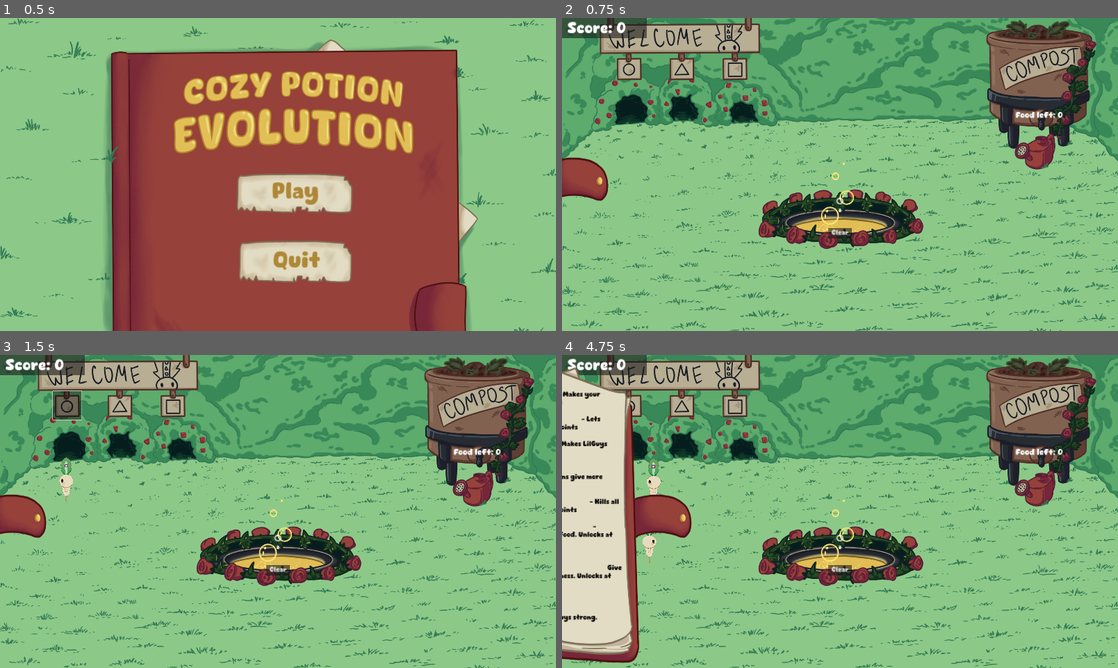
Above: before the commit, frames 1-4 (two rows, left to right).
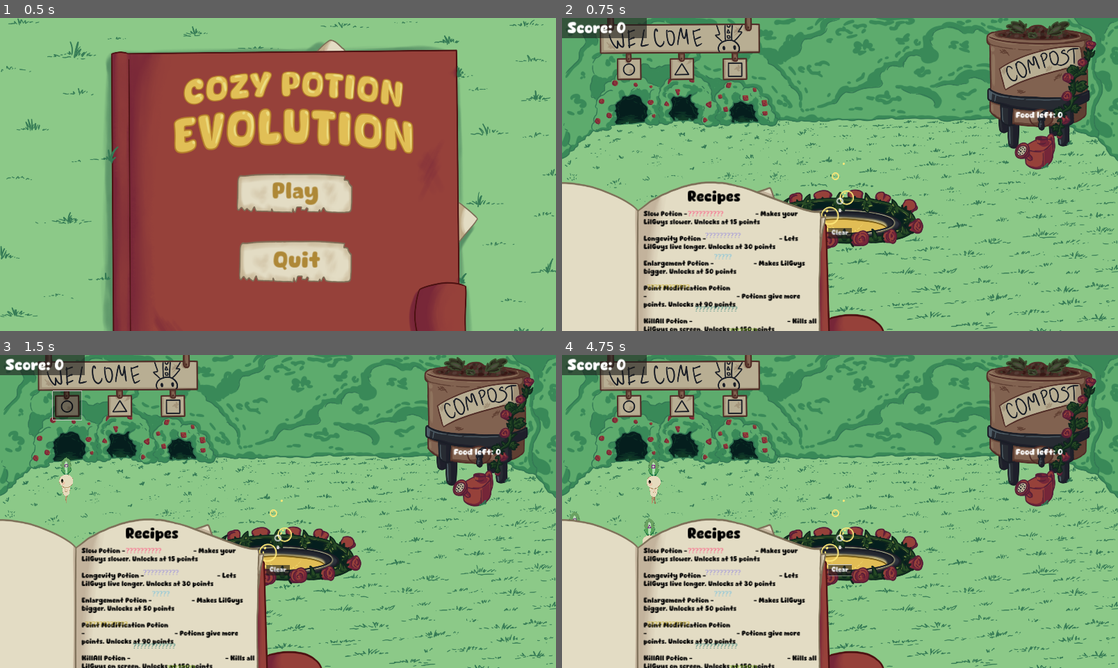
Above: after the commit, the same moments.

Repository: BoopEnthusiast/Cozy-Spring-Jam-2024
Game: Godot game, scene res://scenes/main_menu_screen.tscn
The game is run twice, just before and just after one commit, with the same random seed, the same clock (stepped at 60 frames per second) and the same inputs. Sound files missing from this copy of the repository are replaced by a short silence.
Inputs (mouse positions are in pixels of both pictures, inside the frame that each line leads up to):
- Up to frame 1 (0.5 s): no input
- Up to frame 2 (0.75 s): click "Play" at 0.5 s
- Up to frame 3 (1.5 s): click (66, 405) at 1.25 s
- Up to frame 4 (4.75 s): click (684, 405) at 2 s; click (734, 405) at 2.75 s; click "Clear" at 3.5 s; click (578, 517) at 4.27 s

Frame 1 is identical in both runs. In frame 2, 22% of the frame differs, in the area x 0-58%, y 44-100%; in frame 3, 22%; in frame 4, 24%, in the area x 0-58%, y 4-100%.

Commit message:
changed recipe fonts

Diff:
--- a/scenes/main.tscn
+++ b/scenes/main.tscn
@@ -81,10 +81,10 @@
 [node name="RecipesScreen" type="CanvasLayer" parent="."]
 
 [node name="RecipeBackground" parent="RecipesScreen" instance=ExtResource("8_hntjs")]
-offset_left = -4920.0
-offset_top = -1509.0
-offset_right = -627.0
-offset_bottom = 1462.0
+offset_left = -3000.0
+offset_top = -429.0
+offset_right = 1293.0
+offset_bottom = 2542.0
 
 [node name="AudioStreamPlayer" type="AudioStreamPlayer" parent="."]
 stream = ExtResource("10_fyh3d")
--- a/scenes/recipes_screen.tscn
+++ b/scenes/recipes_screen.tscn
@@ -6,6 +6,7 @@
 [ext_resource type="FontFile" uid="uid://jks4wykxqnld" path="res://resources/Cute_Dino.otf" id="2_t07ha"]
 [ext_resource type="Theme" uid="uid://ieyvylo06sde" path="res://resources/book_theme.tres" id="3_2324y"]
 [ext_resource type="Script" path="res://scripts/hitbox_potion_recipe.gd" id="3_tpu4c"]
+[ext_resource type="FontFile" uid="uid://becbow7pkc0fe" path="res://resources/Xyz-Regular.otf" id="4_cg0uu"]
 [ext_resource type="Script" path="res://scripts/point_potion_recipe.gd" id="4_qhqr5"]
 [ext_resource type="Script" path="res://scripts/kill_all_potion_recipe.gd" id="5_l5x6m"]
 [ext_resource type="Script" path="res://scripts/food_potion_recipe.gd" id="6_bv6fg"]
@@ -130,6 +131,10 @@
 anchor_top = 0.227196
 anchor_right = 0.667598
 anchor_bottom = 0.812184
+offset_left = 20.0013
+offset_top = 0.000732422
+offset_right = 20.0012
+offset_bottom = 0.000732422
 theme = SubResource("Theme_172lr")
 theme_override_colors/default_color = Color(0, 0, 0, 1)
 theme_override_font_sizes/normal_font_size = 46
@@ -162,6 +167,7 @@
 anchor_bottom = 0.0425777
 theme = ExtResource("3_2324y")
 theme_override_colors/default_color = Color(1, 0.240874, 0.459452, 1)
+theme_override_fonts/normal_font = ExtResource("4_cg0uu")
 theme_override_font_sizes/normal_font_size = 46
 text = "XYZZYZXXZ"
 script = SubResource("GDScript_hdcuv")
@@ -176,6 +182,7 @@
 anchor_bottom = 0.13061
 theme = ExtResource("3_2324y")
 theme_override_colors/default_color = Color(0.566324, 0.526654, 0.875147, 1)
+theme_override_fonts/normal_font = ExtResource("4_cg0uu")
 theme_override_font_sizes/normal_font_size = 46
 text = "ZZZYYZYXXX"
 script = ExtResource("2_rh8d8")
@@ -190,6 +197,7 @@
 anchor_bottom = 0.211163
 theme = ExtResource("3_2324y")
 theme_override_colors/default_color = Color(0.4, 0.737255, 0.882353, 1)
+theme_override_fonts/normal_font = ExtResource("4_cg0uu")
 theme_override_font_sizes/normal_font_size = 46
 text = "XYXYX"
 script = ExtResource("3_tpu4c")
@@ -204,6 +212,7 @@
 anchor_bottom = 0.332567
 theme = ExtResource("3_2324y")
 theme_override_colors/default_color = Color(0.79651, 0.688581, 0.101176, 1)
+theme_override_fonts/normal_font = ExtResource("4_cg0uu")
 theme_override_font_sizes/normal_font_size = 46
 text = "XYZZYXZYXXZY "
 script = ExtResource("4_qhqr5")
@@ -218,6 +227,7 @@
 anchor_bottom = 0.418297
 theme = ExtResource("3_2324y")
 theme_override_colors/default_color = Color(0.165386, 0.490779, 0.459369, 1)
+theme_override_fonts/normal_font = ExtResource("4_cg0uu")
 theme_override_font_sizes/normal_font_size = 46
 text = "YYYYXXXXZZZZ"
 script = ExtResource("5_l5x6m")
@@ -232,6 +242,7 @@
 anchor_bottom = 0.510357
 theme = ExtResource("3_2324y")
 theme_override_colors/default_color = Color(0.423529, 0.690196, 0.0352941, 1)
+theme_override_fonts/normal_font = ExtResource("4_cg0uu")
 theme_override_font_sizes/normal_font_size = 46
 text = "ZYXYXZYX "
 script = ExtResource("6_bv6fg")
@@ -240,12 +251,13 @@
 [node name="SentiencePotionRecipe" type="RichTextLabel" parent="PotionRecipes"]
 layout_mode = 1
 anchors_preset = -1
-anchor_left = -0.0820585
-anchor_top = 0.633487
-anchor_right = 1.05471
-anchor_bottom = 0.673764
+anchor_left = 0.0160901
+anchor_top = 0.625432
+anchor_right = 1.00402
+anchor_bottom = 0.727273
 theme = ExtResource("3_2324y")
 theme_override_colors/default_color = Color(0.831373, 0.345098, 0.360784, 1)
+theme_override_fonts/normal_font = ExtResource("4_cg0uu")
 theme_override_font_sizes/normal_font_size = 46
 text = "ZYXYZXZXYZXYYZXZXYXZXXYZX "
 script = ExtResource("7_modhv")
@@ -254,12 +266,13 @@
 [node name="StrengthPotionUnlocked" type="RichTextLabel" parent="PotionRecipes"]
 layout_mode = 1
 anchors_preset = -1
-anchor_left = 0.060339
-anchor_top = 0.777331
-anchor_right = 1.04103
-anchor_bottom = 0.84465
+anchor_left = 0.0370073
+anchor_top = 0.782509
+anchor_right = 1.02896
+anchor_bottom = 0.844649
 theme = ExtResource("3_2324y")
 theme_override_colors/default_color = Color(0.0886311, 0.321989, 0.63501, 1)
+theme_override_fonts/normal_font = ExtResource("4_cg0uu")
 theme_override_font_sizes/normal_font_size = 46
 text = "XZYXZXYZYXZXZXZYXYYZXYYZXXZYY"
 script = ExtResource("8_j3dm0")
Not shown: 1 places in scenes/recipes_screen.tscn that only renumber resources
